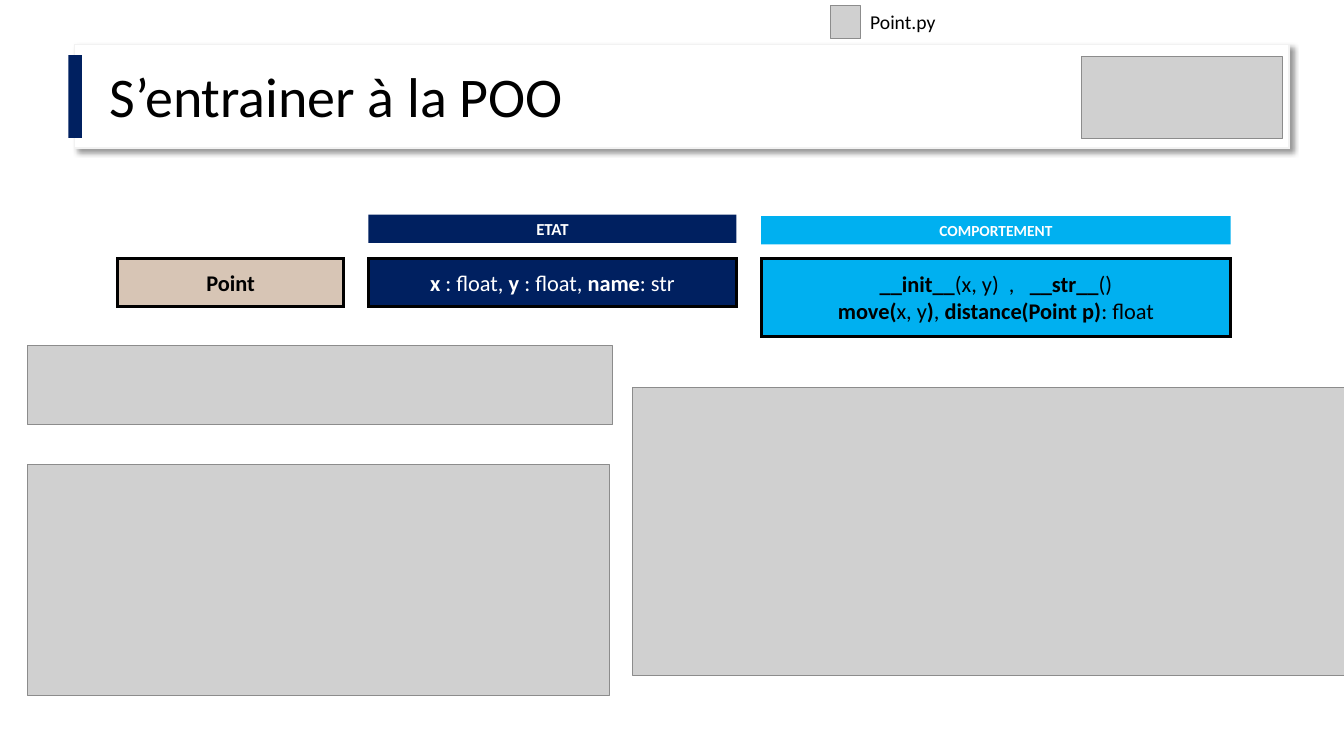
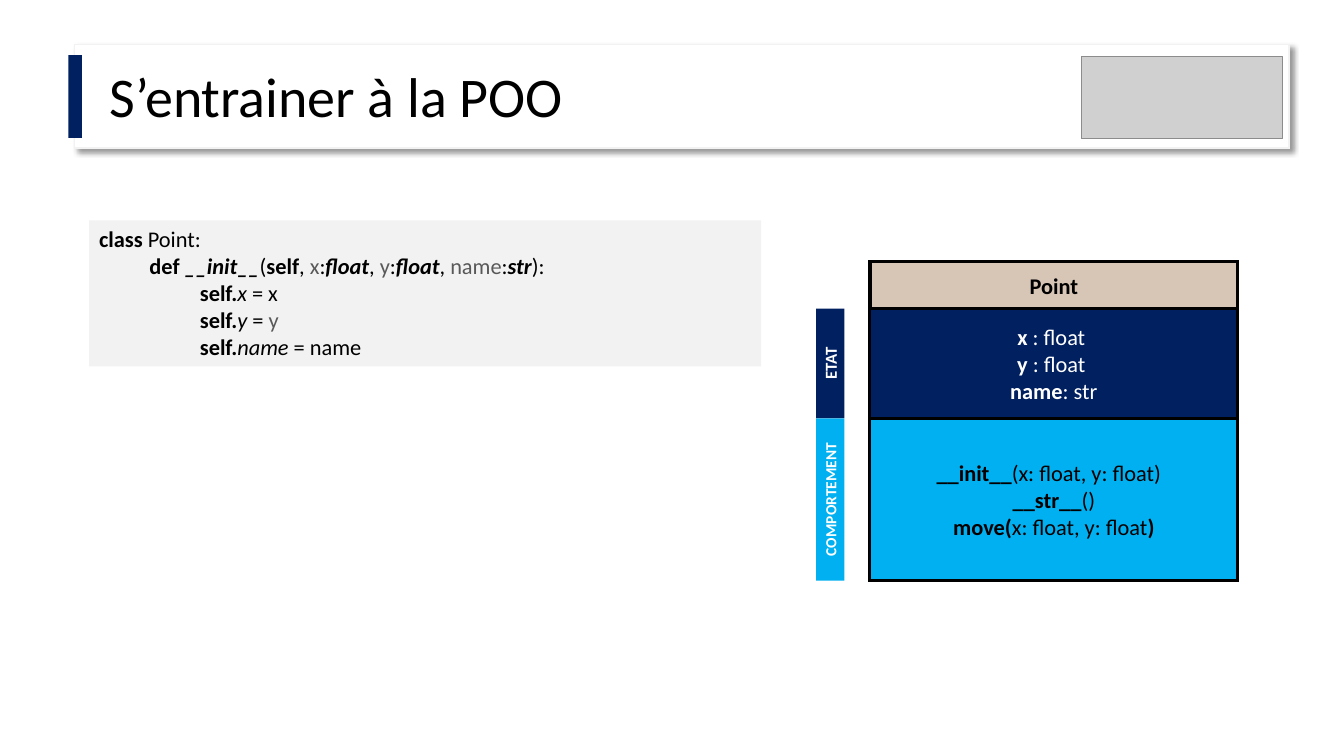
Before and after one commit to IOGS-Digital-Methods/semester-6, a slide deck: slide 28 of ONIP-FISA/POO_eclairement/ONIP2_Classes_et_objets.pptx (slide 24 before the commit). Drawn at 1344x756 pixels with LibreOffice and Linux fonts; fonts in the diff are those of the drawing; grey boxes stand for pictures. Boxes give left, top, right and bottom in pixels: in the first picture for what was removed or moved away, otherwise in the second. Text is boxed around its words. In the diff, an @@ line names an element or a change of style, - is before the commit and + after.

Commit message:
Update Digital Tools / ONIP-2-FISA / Class and objects courses and examples

```diff
--- a/ONIP-FISA/POO_eclairement/ONIP2_Classes_et_objets.pptx
+++ b/ONIP-FISA/POO_eclairement/ONIP2_Classes_et_objets.pptx
@@ picture removed at [831,5,861,38] @@
@@ text removed at [870,15,935,32] @@
-Point.py
@@ rectangle added at [89,221,761,367], fill #F2F2F2, 16 pt, text #000000, bold @@
+class Point:
+def __init__(self, x:float, y:float, name:str):
+self.x = x
+self.y = y
+self.name = name
@@ rectangle "Point": place and size @@
-rectangle "Point" at [118,258,344,306]
+rectangle "Point" at [870,262,1238,310]
@@ rectangle "ETAT" at [816,309,844,419]: rotation 0 to 270 degrees @@
@@ rectangle "x : float": place and size @@
-rectangle "x : float" at [369,258,737,306]
+rectangle "x : float" at [870,309,1238,418]
@@ text in rectangle at [1010,329,1098,399]: text changed @@
-x : float, y : float, name: str
+x : float
+y : float
+name: str
@@ picture removed at [28,346,614,424] @@
@@ picture removed at [633,387,1344,675] @@
@@ rectangle "COMPORTEMENT" at [816,418,844,580]: rotation 0 to 270 degrees @@
@@ rectangle "__init__(x: float, y: float)": place and size @@
-rectangle "__init__(x: float, y: float)" at [761,258,1231,336]
+rectangle "__init__(x: float, y: float)" at [870,418,1238,581]
@@ picture removed at [28,465,610,696] @@
@@ text in rectangle at [937,465,1161,539]: text changed; bold off @@
-__init__(x, y) , __str__()
-move(x, y), distance(Point p): float
+__init__(x: float, y: float)
+__str__()
+move(x: float, y: float)
```
Also in this commit, not shown: 7 other slides changed, 10 slides added, 1 slide removed, 4 other files.
